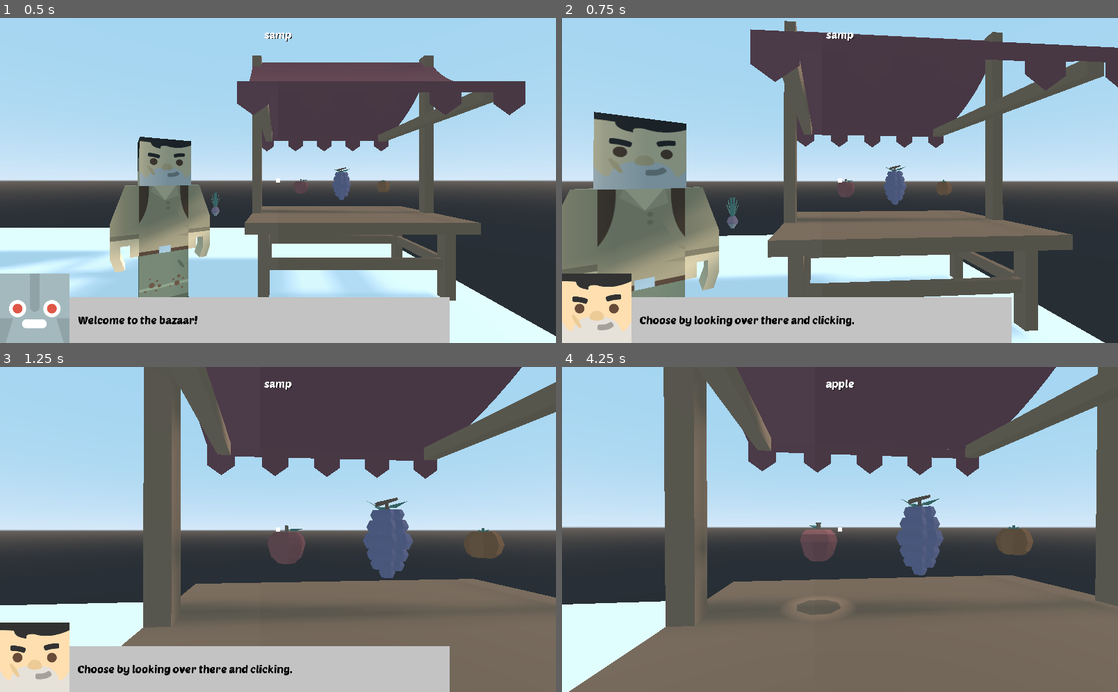
Above: before the commit, frames 1-4 (two rows, left to right).
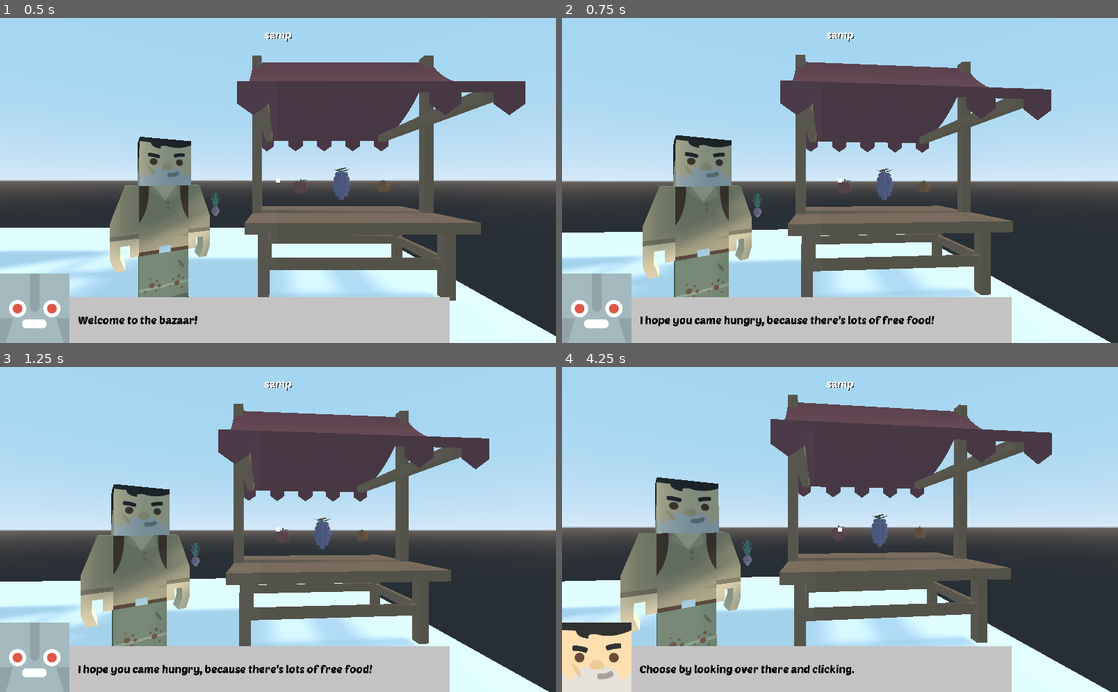
Above: after the commit, the same moments.

Repository: pjz987/tutemic-godot-tutorial
Game: Godot game, scene res://main.tscn
The game is run twice, just before and just after one commit, with the same random seed, the same clock (stepped at 60 frames per second) and the same inputs.
Inputs (mouse positions are in pixels of both pictures, inside the frame that each line leads up to):
- Up to frame 1 (0.5 s): no input
- Up to frame 2 (0.75 s): tap Enter at 0.5 s; move the mouse to (867, 180) at 0.52 s; hold W (move_forward) from 0.53 s (still down); click (867, 180) at 0.6 s
- Up to frame 3 (1.25 s): keep holding W (move_forward)
- Up to frame 4 (4.25 s): keep holding W (move_forward); move the mouse to (812, 529) at 1.27 s; click (812, 529) at 1.35 s; move the mouse to (851, 523) at 2.02 s; click (851, 523) at 2.1 s; move the mouse to (834, 536) at 2.77 s; click (834, 536) at 2.85 s; move the mouse to (878, 532) at 3.52 s; click (878, 532) at 3.6 s

Frame 1 is identical in both runs. In frame 2, 39% of the frame differs, in the area x 0-100%, y 0-100%; in frame 3, 51%; in frame 4, 62%.

Commit message:
ninth sesh'

Diff:
--- a/Tutemic3D/dialogue_manager.gd
+++ b/Tutemic3D/dialogue_manager.gd
@@ -3,6 +3,8 @@
 export(NodePath) onready var _dialog_text = get_node(_dialog_text) as Label
 export(NodePath) onready var _avatar = get_node(_avatar) as TextureRect
 export(Resource) var _current_dialogue = _current_dialogue as Dialogue
+
+export(Resource) var _runtime_data = _runtime_data as RuntimeData
 
 var _current_slide_index:= 0
 
@@ -18,7 +20,7 @@
 			_current_slide_index += 1
 			show_slide()
 		else:
-			visible = false
+			_on_dialog_finished()
 
 
 func show_slide() -> void:
@@ -26,8 +28,13 @@
 
 
 func _on_dialog_initiated(dialogue: Dialogue) -> void:
+	_runtime_data.current_gameplay_state = Enums.GameplayState.IN_DIALOG
 	_current_dialogue = dialogue
 	_current_slide_index = 0
 	_avatar.texture = dialogue.avatar_texture
 	show_slide()
 	visible = true
+
+func _on_dialog_finished() -> void:
+	self.visible = false
+	_runtime_data.current_gameplay_state = Enums.GameplayState.FREEWALK
--- /dev/null
+++ b/Tutemic3D/enums.gd
@@ -0,0 +1,3 @@
+extends Node
+
+enum GameplayState { FREEWALK, IN_DIALOG }
--- a/Tutemic3D/main.tscn
+++ b/Tutemic3D/main.tscn
@@ -19,6 +19,7 @@
 [ext_resource path="res://food-kit/grapes.glb" type="PackedScene" id=17]
 [ext_resource path="res://food-kit/orange.glb" type="PackedScene" id=18]
 [ext_resource path="res://donut_chat.tres" type="Resource" id=19]
+[ext_resource path="res://runtime_data.tres" type="Resource" id=20]
 
 [sub_resource type="PlaneMesh" id=1]
 size = Vector2( 10, 10 )
@@ -68,6 +69,7 @@
 [node name="Player" type="KinematicBody" parent="."]
 transform = Transform( -4.37114e-08, 0, -1, 0, 1, 0, 1, 0, -4.37114e-08, -1, 0.8, 2.81331 )
 script = ExtResource( 1 )
+_runtime_data = ExtResource( 20 )
 
 [node name="CollisionShape" type="CollisionShape" parent="Player"]
 transform = Transform( 1, 0, 0, 0, -1.62921e-07, 1, 0, -1, -1.62921e-07, 0, 0, 0 )
@@ -117,6 +119,7 @@
 _dialog_text = NodePath("TextBackground/DialogText")
 _avatar = NodePath("Avatar")
 _current_dialogue = ExtResource( 10 )
+_runtime_data = ExtResource( 20 )
 
 [node name="Avatar" type="TextureRect" parent="CanvasLayer/DialogueUI"]
 anchor_top = 1.0
@@ -214,27 +217,21 @@
 _dialogue = ExtResource( 19 )
 
 [node name="Body1" parent="FoodQuiz2/advancedCharacter" index="0"]
-transform = Transform( 1, 0, 0, 0, 1, 0, 0, 0, 1, 0, 0, 0 )
 material/0 = SubResource( 9 )
 
 [node name="Head1" parent="FoodQuiz2/advancedCharacter" index="1"]
-transform = Transform( 1, 0, 0, 0, 1, 0, 0, 0, 1, 0, 0, 0 )
 material/0 = SubResource( 9 )
 
 [node name="ArmLeft1" parent="FoodQuiz2/advancedCharacter" index="2"]
-transform = Transform( 1, 0, 0, 0, 1, 0, 0, 0, 1, 0, 0, 0 )
 material/0 = SubResource( 9 )
 
 [node name="ArmRight1" parent="FoodQuiz2/advancedCharacter" index="3"]
-transform = Transform( 1, 0, 0, 0, 1, 0, 0, 0, 1, 0, 0, 0 )
 material/0 = SubResource( 9 )
 
 [node name="LegLeft1" parent="FoodQuiz2/advancedCharacter" index="4"]
-transform = Transform( 1, 0, 0, 0, 1, 0, 0, 0, 1, 0, 0, 0 )
 material/0 = SubResource( 9 )
 
 [node name="LegRight1" parent="FoodQuiz2/advancedCharacter" index="5"]
-transform = Transform( 1, 0, 0, 0, 1, 0, 0, 0, 1, 0, 0, 0 )
 material/0 = SubResource( 9 )
 
 [node name="Food" parent="FoodQuiz2" index="3"]
--- a/Tutemic3D/player.gd
+++ b/Tutemic3D/player.gd
@@ -3,6 +3,8 @@
 export var _mouse_sensitivity := 0.08
 export var _move_speed: float = 3
 export var _acceleration: int = 100
+
+export (Resource) var _runtime_data = _runtime_data as RuntimeData
 
 var motion: Vector3
 
@@ -15,7 +17,8 @@
 
 
 func _physics_process(delta) -> void:
-	movement(delta)
+	if _runtime_data.current_gameplay_state == Enums.GameplayState.FREEWALK:
+		movement(delta)
 
 
 func aim(event: InputEvent) -> void:
--- a/Tutemic3D/project.godot
+++ b/Tutemic3D/project.godot
@@ -18,10 +18,16 @@
 "class": "Food",
 "language": "GDScript",
 "path": "res://food.gd"
+}, {
+"base": "Resource",
+"class": "RuntimeData",
+"language": "GDScript",
+"path": "res://runtime_state.gd"
 } ]
 _global_script_class_icons={
 "Dialogue": "",
-"Food": ""
+"Food": "",
+"RuntimeData": ""
 }
 
 [application]
@@ -33,6 +39,7 @@
 [autoload]
 
 GameEvents="*res://game_events.gd"
+Enums="*res://enums.gd"
 
 [input]
 
--- /dev/null
+++ b/Tutemic3D/runtime_data.tres
@@ -0,0 +1,7 @@
+[gd_resource type="Resource" load_steps=2 format=2]
+
+[ext_resource path="res://runtime_state.gd" type="Script" id=1]
+
+[resource]
+script = ExtResource( 1 )
+current_gameplay_state = 1
--- /dev/null
+++ b/Tutemic3D/runtime_state.gd
@@ -0,0 +1,5 @@
+extends Resource
+
+class_name RuntimeData
+
+export(Enums.GameplayState) var current_gameplay_state
Not shown: 2 places in Tutemic3D/food_quiz.tscn that only renumber resources
Not shown: 1 places in Tutemic3D/main.tscn that only renumber resources
